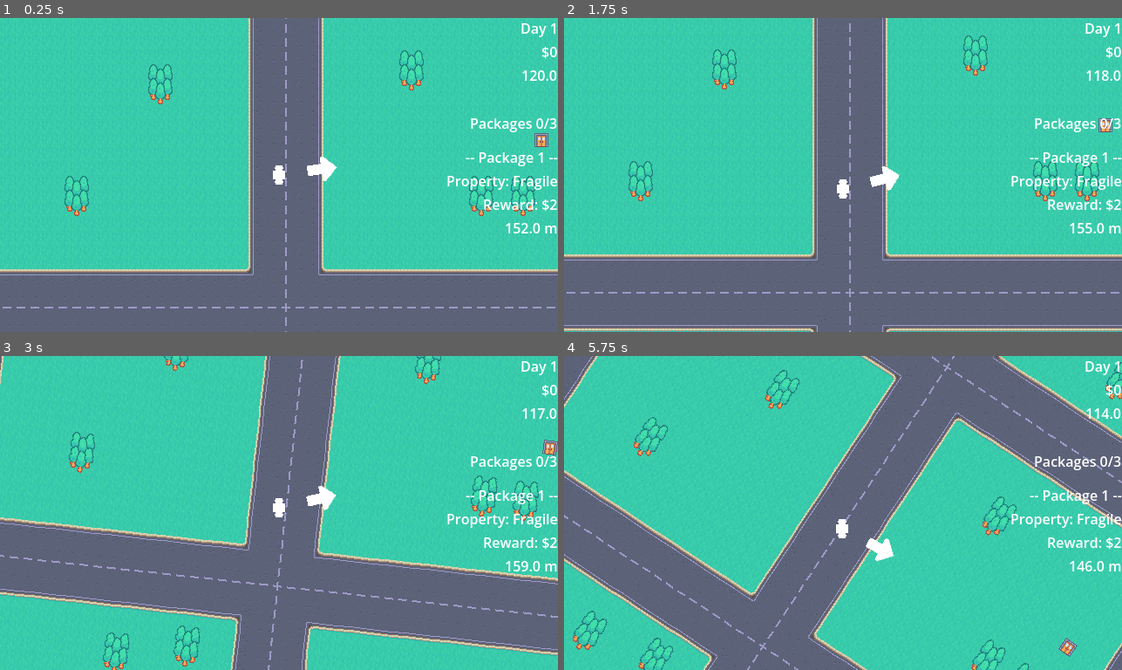
Above: before the commit, frames 1-4 (two rows, left to right).
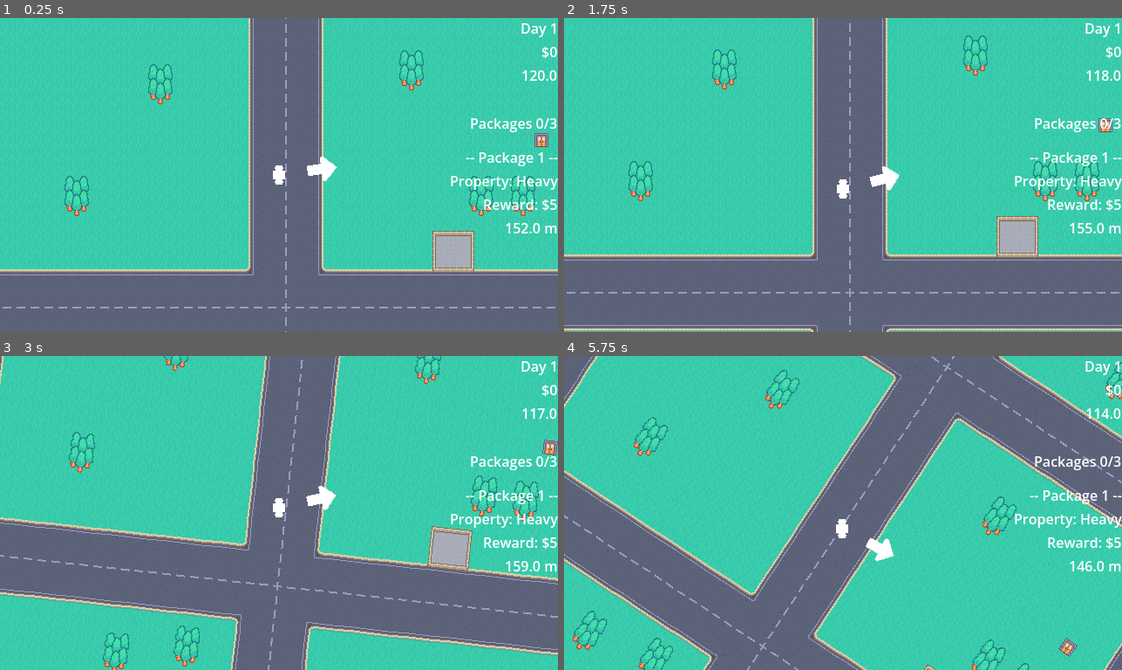
Above: after the commit, the same moments.

Repository: ruben-velasquez/rush-and-deliver
Game: Godot game, scene res://scenes/main.tscn
Same seed, same stepped clock (60 frames per second), same inputs: the game is played once before the commit and once after it.
Inputs:
- Up to frame 1 (0.25 s): no input
- Up to frame 2 (1.75 s): tap Enter at 0.5 s; hold D (right) 0.53-1.28 s; tap Space at 1.25 s; hold S (down) from 1.28 s (still down)
- Up to frame 3 (3 s): release S (down) at 2.03 s; hold D (right) 2.03-2.78 s; hold W (up) from 2.78 s (still down)
- Up to frame 4 (5.75 s): release W (up) at 3.53 s; hold A (left) 3.53-5.03 s; hold S (down) from 5.03 s (still down)

The runs differ from the first frame. In frame 1, 1.4% of the frame differs, in the area x 77-100%, y 50-81%; in frame 2, 1.4%; in frame 3, 1.4%; in frame 4, 0.5%.

Commit message:
feat: add area to restore packages

Diff:
--- a/scenes/main.tscn
+++ b/scenes/main.tscn
@@ -7,6 +7,14 @@
 [ext_resource type="PackedScene" uid="uid://y57ny3m78jgd" path="res://scenes/game_ui.tscn" id="5_tbgi4"]
 [ext_resource type="Script" uid="uid://kceeym4xm35y" path="res://scripts/ui_manager.gd" id="6_tipki"]
 [ext_resource type="PackedScene" uid="uid://dbag44bo4lmxn" path="res://scenes/finish_popup.tscn" id="7_o6xl0"]
+[ext_resource type="Texture2D" uid="uid://48ternfo7x0u" path="res://assets/tilemap_packed.png" id="8_tipki"]
+[ext_resource type="Script" uid="uid://dr2pxsmitidol" path="res://scripts/restore_area.gd" id="9_85g3d"]
+
+[sub_resource type="AtlasTexture" id="AtlasTexture_85g3d"]
+atlas = ExtResource("8_tipki")
+region = Rect2(128, 48, 48, 48)
+
+[sub_resource type="RectangleShape2D" id="RectangleShape2D_choun"]
 
 [node name="Scene" type="Node2D" unique_id=128191525]
 script = ExtResource("1_sugp2")
@@ -26,7 +34,7 @@
 tile_map_data = PackedByteArray("AAD+////AAACABEAAAD+/wAAAAACABEAAAD+/wEAAAACABEAAAD+/wIAAAACABEAAAD/////AAAJABAAAAD//w …(124352 unchanged characters)…
 tile_set = ExtResource("2_0wfyh")
 
-[node name="TileMapLayer" type="TileMapLayer" parent="." unique_id=1108310766]
+[node name="Details" type="TileMapLayer" parent="." unique_id=1108310766]
 tile_map_data = PackedByteArray("AAAIAPf/AAASAAgAAAAIAPj/AAASAAkAAAAIAPn/AAASAAoAAAAJAPf/AAATAAgAAAAJAPj/AAATAAkAAAAJAP …(5824 unchanged characters)…
 tile_set = ExtResource("2_0wfyh")
 
@@ -37,3 +45,19 @@
 [node name="UI" parent="CanvasLayer" unique_id=1845636788 instance=ExtResource("5_tbgi4")]
 
 [node name="FinishPopup" parent="CanvasLayer" unique_id=537636974 instance=ExtResource("7_o6xl0")]
+
+[node name="ShippingOffice" type="Node2D" parent="." unique_id=1366728674]
+position = Vector2(200, 88)
+
+[node name="Sprite2D" type="Sprite2D" parent="ShippingOffice" unique_id=1148028829]
+texture = SubResource("AtlasTexture_85g3d")
+
+[node name="Area2D" type="Area2D" parent="ShippingOffice" unique_id=724189237]
+collision_layer = 0
+collision_mask = 8
+monitorable = false
+script = ExtResource("9_85g3d")
+
+[node name="CollisionShape2D" type="CollisionShape2D" parent="ShippingOffice/Area2D" unique_id=458713081]
+position = Vector2(0, 44)
+shape = SubResource("RectangleShape2D_choun")
--- a/scripts/arrow.gd
+++ b/scripts/arrow.gd
@@ -6,8 +6,10 @@
 	GameManager.on_swap_package.connect(func(): goal = GameManager.get_current_package().goal)
 
 func _process(delta: float) -> void:
-	if !goal:
-		return hide()
+	visible = goal != null
+
+	if !visible:
+		return
 
 	var direction = (goal.position - global_position).normalized()
 
--- a/scripts/game_manager.gd
+++ b/scripts/game_manager.gd
@@ -40,25 +40,44 @@
 	current_day += 1
 	scene_manager.reload_scene()
 
+# Used when a day is started
 func generate_packages():
-
 	packages.clear()
 	currentPackage = 0
 	done_packages = 0
 	for i in range(3):
-		var newPackage = Package.new()
-		newPackage.property = Package.PackageProperty.values().pick_random()
-		newPackage.reward = randi_range(1, 5)
-
-		var goalInstance: Goal = GOAL_SCENE.instantiate()
-		goalInstance.packageIndex = i
-		goalInstance.set_goal_zone()
-		get_tree().current_scene.add_child.call_deferred(goalInstance)
-		newPackage.goal = goalInstance
+		var newPackage = _generate_package(i)
 
 		packages.append(newPackage)
 
 	on_swap_package.emit()
+
+# Used when you go to the Shipping Office
+func regenerate_packages():
+	currentPackage = 0
+	done_packages = 0
+	for i in range(3):
+		if !packages[i].done:
+			continue
+
+		var newPackage = _generate_package(i)
+
+		packages[i] = newPackage
+
+	on_swap_package.emit()
+
+func _generate_package(index: int) -> Package:
+	var newPackage = Package.new()
+	newPackage.property = Package.PackageProperty.values().pick_random()
+	newPackage.reward = randi_range(1, 5)
+
+	var goalInstance: Goal = GOAL_SCENE.instantiate()
+	goalInstance.packageIndex = index
+	goalInstance.set_goal_zone()
+	get_tree().current_scene.add_child.call_deferred(goalInstance)
+	newPackage.goal = goalInstance
+
+	return newPackage
 
 func next_package():
 	if done_packages == len(packages):
--- a/scripts/packages_info.gd
+++ b/scripts/packages_info.gd
@@ -30,6 +30,7 @@
 	packages_count_label.text = "Packages " + str(GameManager.done_packages) + "/" + str(len(GameManager.packages))
 
 func update_current_package():
+	update_done_packages()
 	_goal = GameManager.get_current_package().goal
 	current_package_label.text = "-- Package " + str(GameManager.currentPackage + 1) + " --"
 	package_property_label.text = "Property: " + str(Package.PackageProperty.find_key(GameManager.get_current_package().property)).capitalize()
--- /dev/null
+++ b/scripts/restore_area.gd
@@ -0,0 +1,7 @@
+extends Area2D
+
+func _ready() -> void:
+	body_entered.connect(on_body_entered)
+
+func on_body_entered(_body: Node2D):
+	GameManager.regenerate_packages()
Not shown, added: scripts/restore_area.gd.uid
